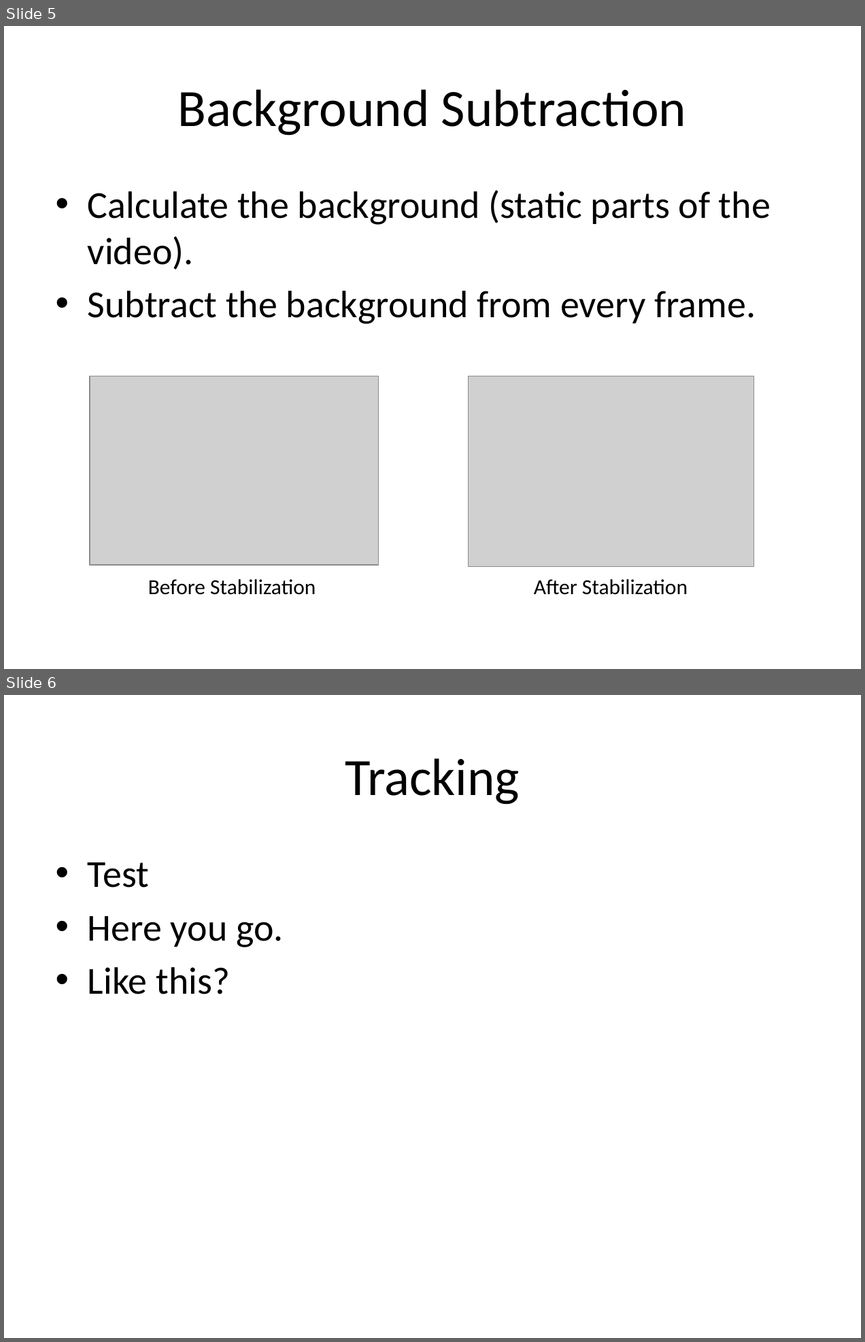
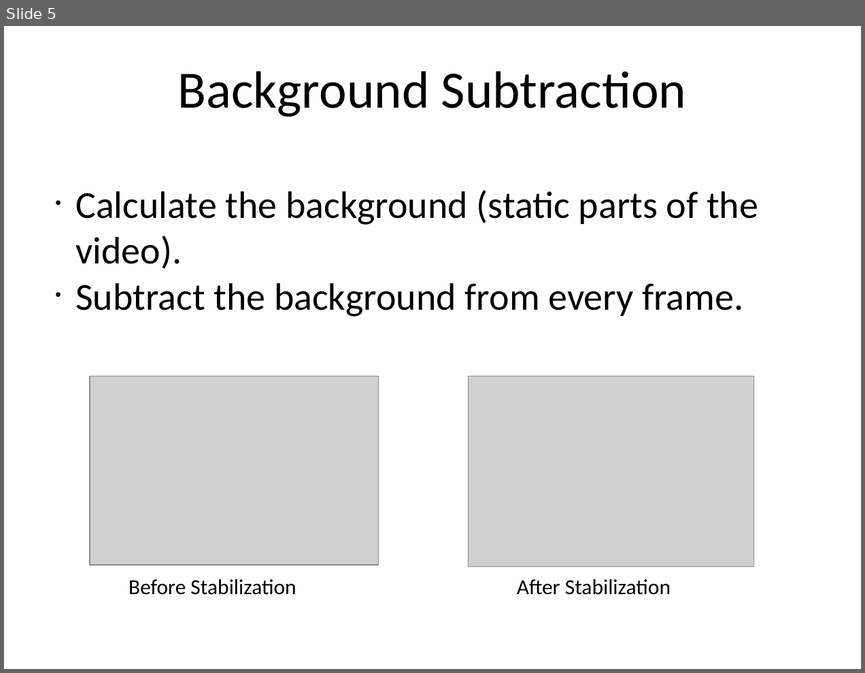
Before and after one commit to shangma/ComputerVisionFinalProject, a slide deck: Final Project.pptx. Shown one above the other, each under a label of ours: slides 5 and 6 before the commit, slide 5 after it. The pictures are 865x1342 and 865x673 pixels, drawn with LibreOffice and Linux fonts; fonts in the diff are those of the drawing; grey boxes stand for pictures. Boxes give left, top, right and bottom in pixels: in the first picture for what was removed or moved away, otherwise in the second. Text is boxed around its words. In the diff, an @@ line names an element or a change of style, - is before the commit and + after.

```diff
--- a/Final Project.pptx
+++ b/Final Project.pptx
@@ slide 6 removed at [4, 695, 861, 1338], background #FFFFFF @@
@@ title removed at [345, 758, 519, 804] @@
-Tracking
@@ text removed at [88, 862, 283, 994] @@
-• Test
-• Here you go.
-• Like this?
@@ slide 5 changed as well @@
@@ text "Background Subtraction" at [178, 71, 686, 117]: vertical alignment middle to top @@
@@ text "Calculate the background (static parts ..." at [75, 190, 758, 316]: indent changed; less space between paragraphs @@
@@ text "Before Stabilization": place and size @@
-text "Before Stabilization" at [148, 579, 315, 594]
+text "Before Stabilization" at [128, 579, 296, 594]
@@ text "After Stabilization": place and size @@
-text "After Stabilization" at [534, 579, 687, 594]
+text "After Stabilization" at [517, 579, 670, 594]
```
Also in this commit, not shown: 6 other slides changed, 1 slide added, 2 other files.
